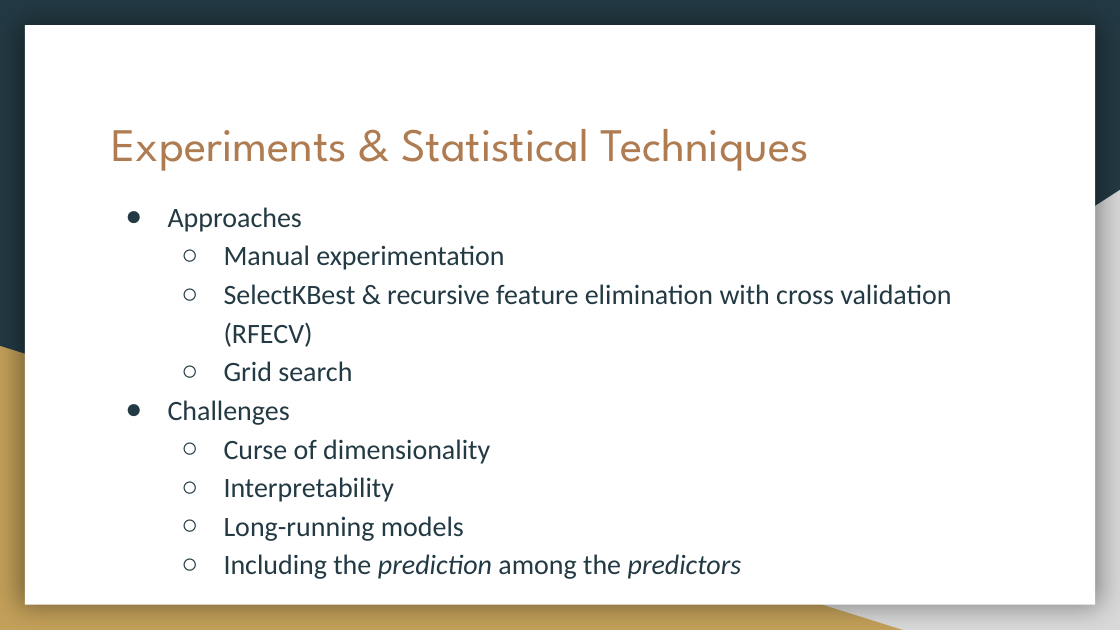
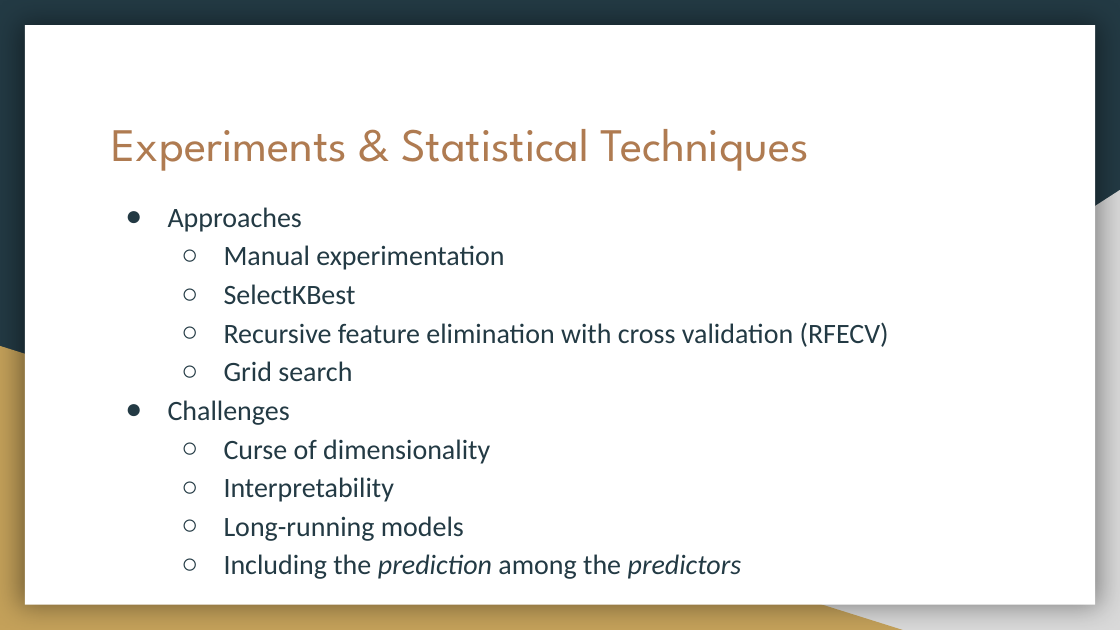
Before and after one commit to jamesdedon/763Project, a slide deck: slide 12 of deliverables/763 Final Project Presentation.pptx (slide 11 before the commit). Drawn at 1120x630 pixels with LibreOffice and Linux fonts; fonts in the diff are those of the drawing. Boxes give left, top, right and bottom in pixels: in the first picture for what was removed or moved away, otherwise in the second. Text is boxed around its words. In the diff, an @@ line names an element or a change of style, - is before the commit and + after.

```diff
--- a/deliverables/763 Final Project Presentation.pptx
+++ b/deliverables/763 Final Project Presentation.pptx
@@ text at box(224, 284, 889, 347): text changed @@
-  ○ SelectKBest & recursive feature elimination with cross validation (RFECV)
+  ○ SelectKBest
+  ○ Recursive feature elimination with cross validation (RFECV)
```
Also in this commit, not shown: 1 other slide changed, 1 slide added, 3 other files.
